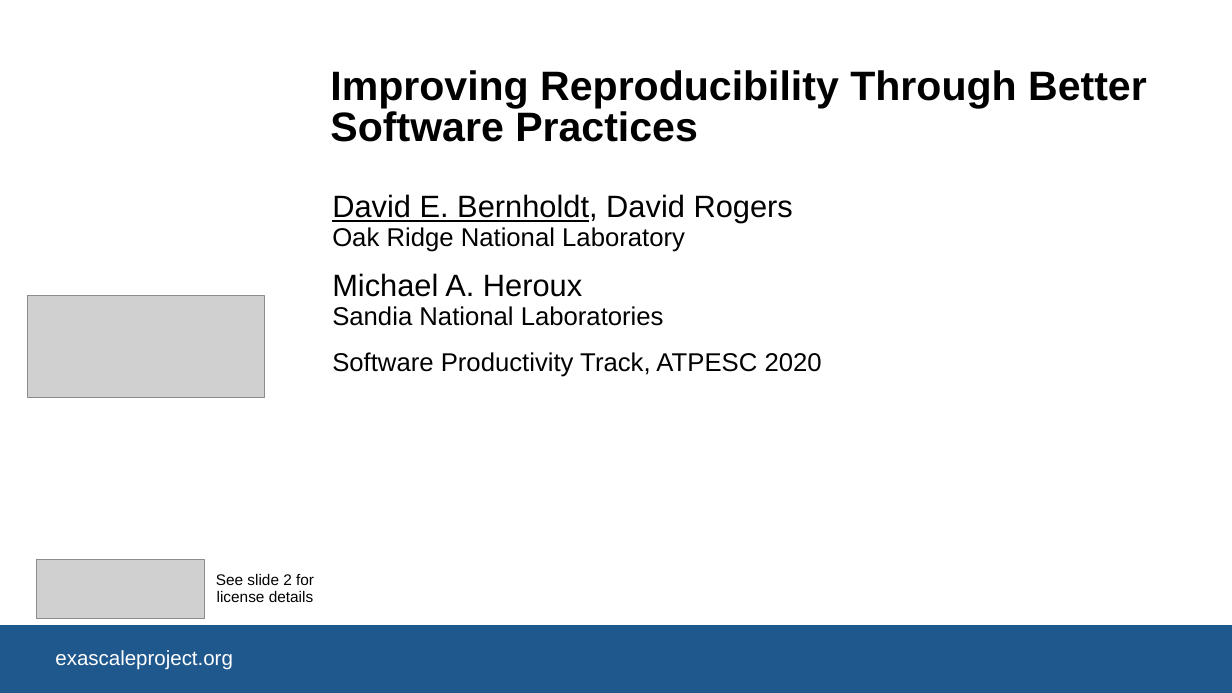
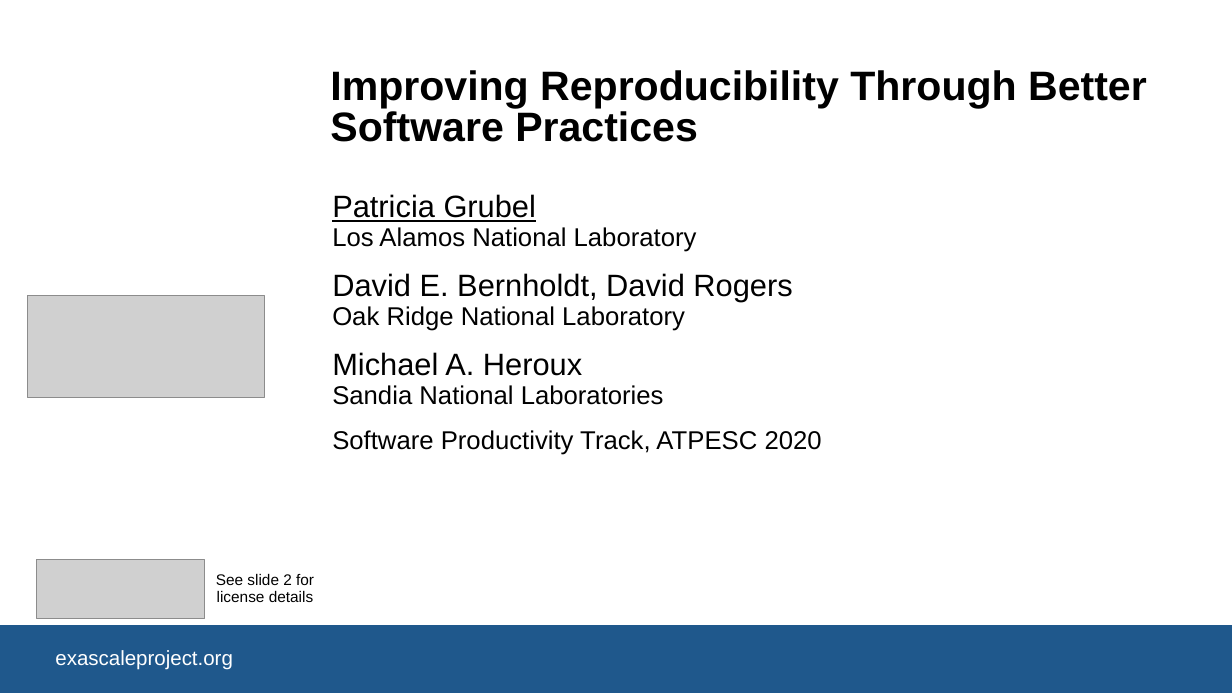
Before and after one commit to bssw-tutorial/presentations, a slide deck: slide 1 of SC20-reproducibility.pptx. Drawn at 1232x693 pixels with LibreOffice and Linux fonts; fonts in the diff are those of the drawing; grey boxes stand for pictures; background and template pictures are left out. Boxes give left, top, right and bottom in pixels: in the first picture for what was removed or moved away, otherwise in the second. Text is boxed around its words. In the diff, an @@ line names an element or a change of style, - is before the commit and + after.

Commit message:
First pass at shortening reproducibility section for SC

```diff
--- a/SC20-reproducibility.pptx
+++ b/SC20-reproducibility.pptx
@@ subtitle at [332, 194, 697, 252]: paragraph added @@
+Patricia Grubel
+Los Alamos National Laboratory
@@ subtitle at [332, 273, 792, 331]: underline off in "David E. Bernholdt," @@
```
Also in this commit, not shown: 3 other slides changed, 2 slides added.
